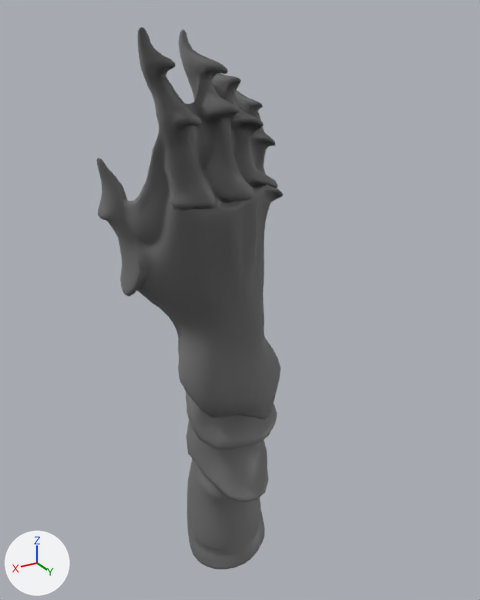
Before and after pictures for a commit that changed the FBX model The Cursed Deep/Assets/Models/Calypso.fbx.
Camera for both pictures: a 50 mm camera at (0.897, 1.711, 1.758) aimed at (0.02, 0.249, 1.027). Lighting does not change. The marker at lower left points along +X, +Y and +Z. Objects named as collision shapes, trigger or cutter boxes, shadow casters or lower levels of detail are left out. Where no turn or scale is listed for an object, it has been applied to the vertices.

Objects in the first picture: 'GeoHand'.
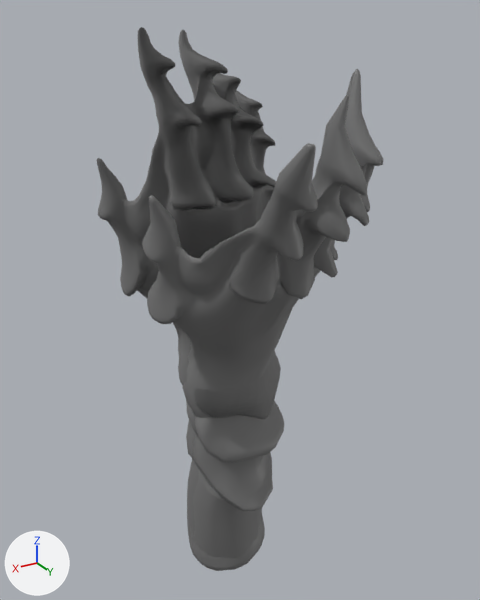
The change in detail:
Mesh me_mesh_001 is new.
It has 3529 vertices, 3519 faces and spans x -0.21..0.33, y -0.14..0.78, z -0.04..1.65.
It uses material mat_hand (grey #757575).
Object 'GeoHand_LOD1' (ob_geohand_lod1) is new; it shows me_mesh_001.
Its location is (0.0, 0.0, 0.0).

Where the change shows, as pixel boxes [x1, y1, x2, y2] in the pictures (480 x 600 px):
'GeoHand_LOD1', added: after [142, 69, 383, 571]
